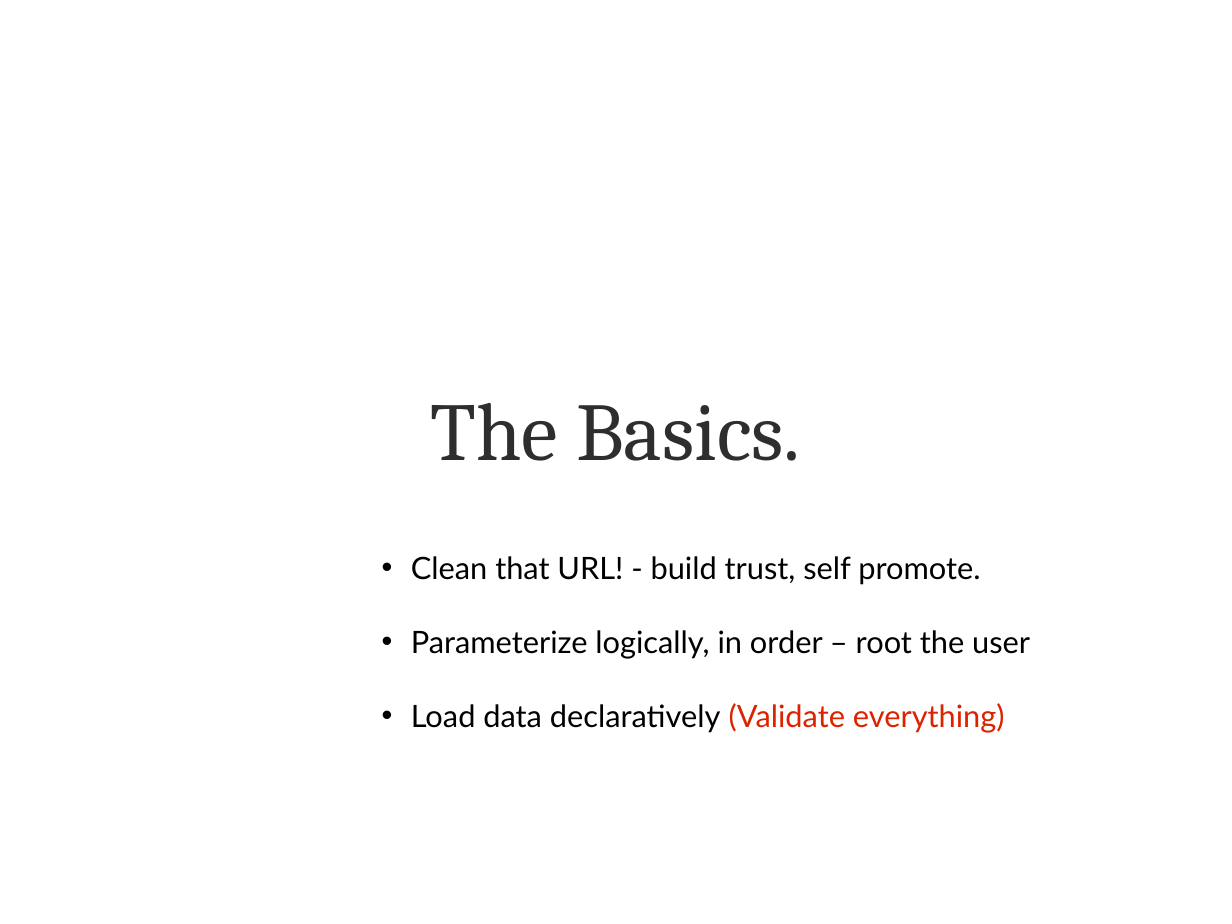
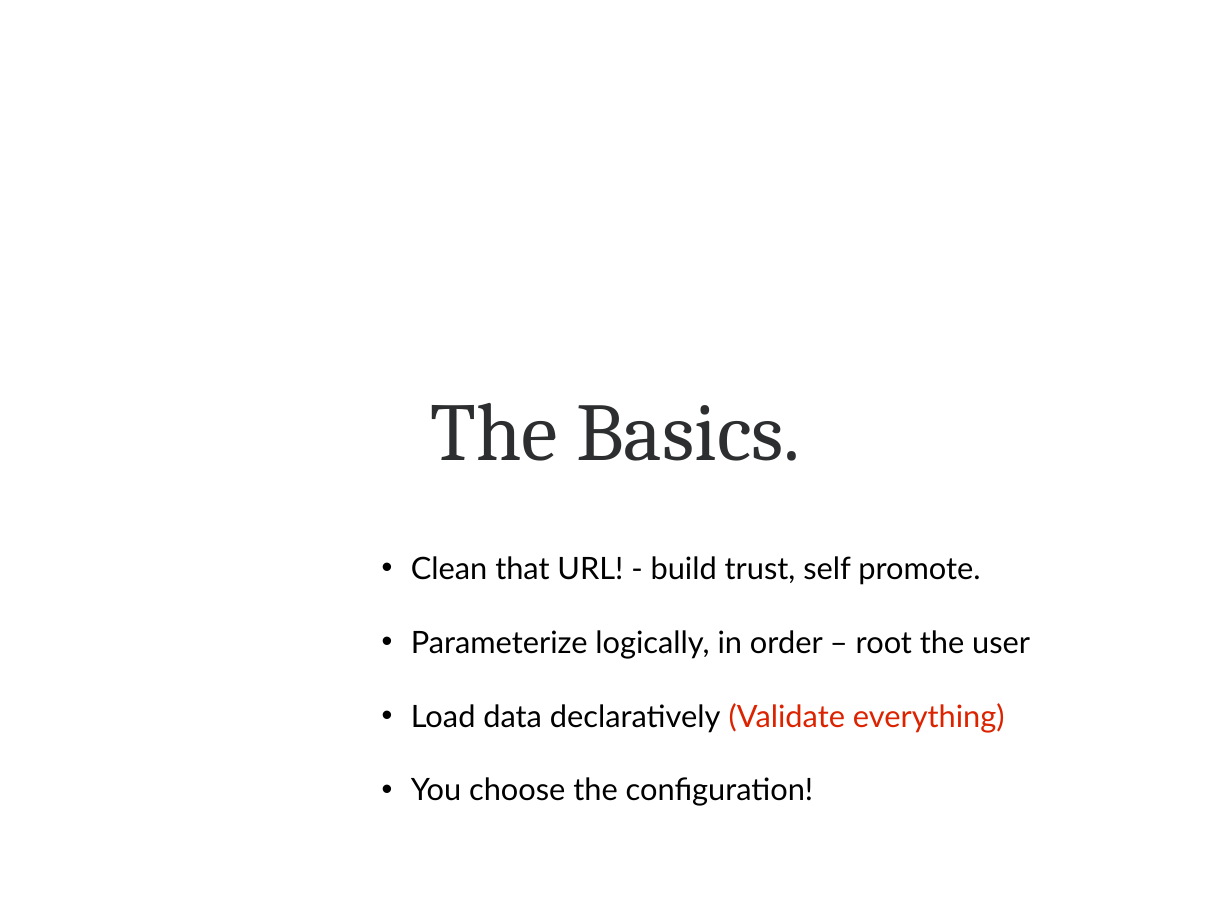
Before and after one commit to lincolnthree/talks, a slide deck: slide 56 of 2011_Beautiful_Java_EE_JAXConf.odp (slide 55 before the commit). Drawn at 1232x924 pixels with LibreOffice and Linux fonts; fonts in the diff are those of the drawing. Boxes give left, top, right and bottom in pixels: in the first picture for what was removed or moved away, otherwise in the second. Text is boxed around its words. In the diff, an @@ line names an element or a change of style, - is before the commit and + after.

```diff
--- a/2011_Beautiful_Java_EE_JAXConf.odp
+++ b/2011_Beautiful_Java_EE_JAXConf.odp
@@ text at <box>411,777,814,806</box>: paragraph added @@
+• You choose the configuration!
```
Also in this commit, not shown: 3 other slides changed, 1 slide added.
